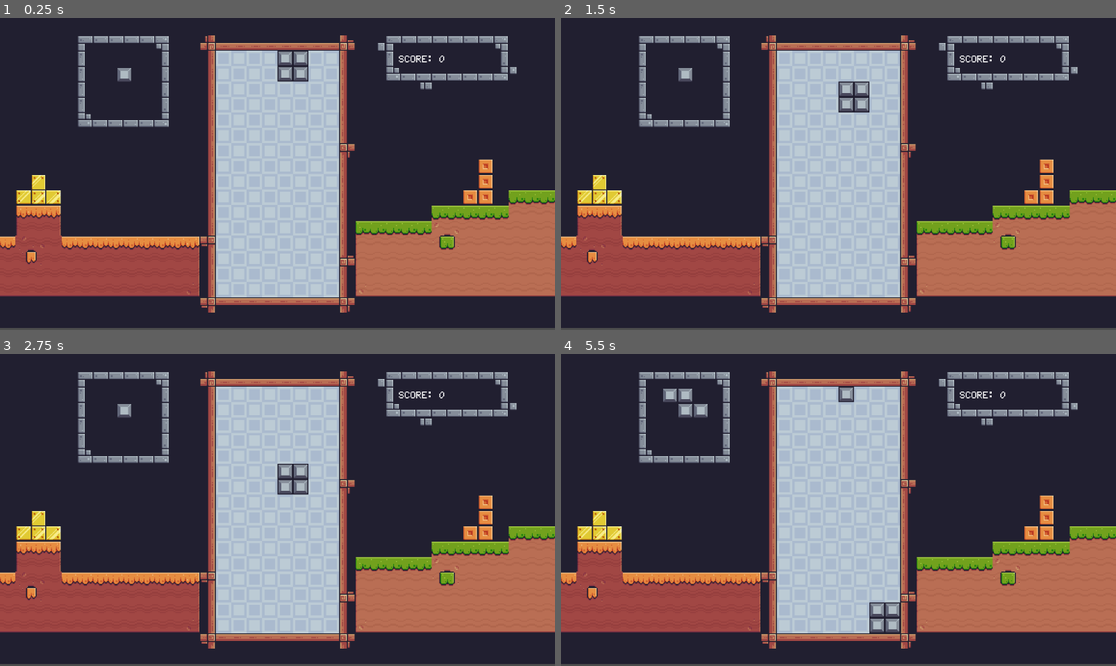
Above: before the commit, frames 1-4 (two rows, left to right).
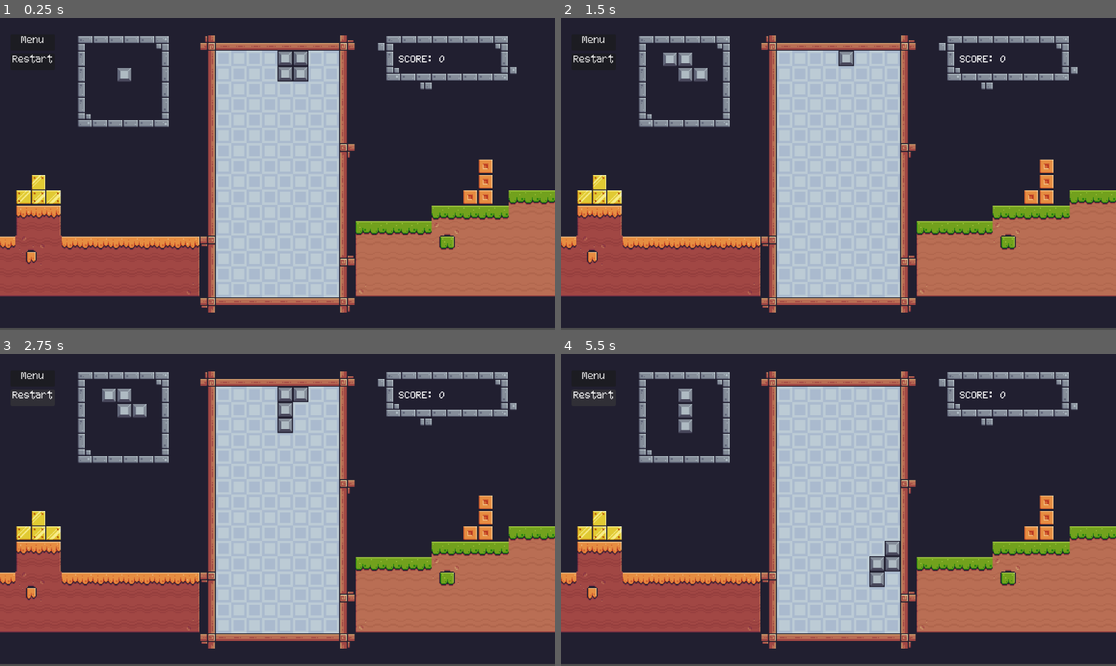
Above: after the commit, the same moments.

Repository: seriousdev-gh/godot_simple_games
Game: Godot game, scene res://scenes/game_tetris.tscn
Same seed, same stepped clock (60 frames per second), same inputs: the game is played once before the commit and once after it.
Inputs (mouse positions are in pixels of both pictures, inside the frame that each line leads up to):
- Up to frame 1 (0.25 s): no input
- Up to frame 2 (1.5 s): click (594, 42) at 0.5 s, where only the run after the commit has a clickable "Menu"; click (683, 124) at 1.25 s, where only the run after the commit has a clickable "Tetris"
- Up to frame 3 (2.75 s): click (33, 397) at 2 s, where only the run after the commit has a clickable "Restart"
- Up to frame 4 (5.5 s): click (594, 397) at 2.75 s, where only the run after the commit has a clickable "Restart"; click (594, 397) at 3.5 s, where only the run after the commit has a clickable "Restart"; hold D (right) 4.28-5.03 s; tap Space (rotate) at 4.35, 5.1 s; tap Enter at 5 s; hold Down (down) from 5.03 s (still down)

The runs differ from the first frame. In frame 1, 0.1% of the frame differs, in the area x 2-10%, y 5-15%; in frame 2, 1.0%; in frame 3, 1.3%; in frame 4, 1.5%, in the area x 2-62%, y 5-90%.

Commit message:
tetris game completed add gameover screen

Diff:
--- /dev/null
+++ b/pixel_theme.tres
@@ -0,0 +1,9 @@
+[gd_resource type="Theme" load_steps=2 format=3 uid="uid://dlygxgt8hfakm"]
+
+[ext_resource type="FontFile" uid="uid://bvlg0bt6ugohe" path="res://assets/fonts/SummerPixel22Regular-jE0W7.ttf" id="1_lck3s"]
+
+[resource]
+default_font = ExtResource("1_lck3s")
+default_font_size = 13
+/font_sizes/test = 13
+/fonts/sdasd = ExtResource("1_lck3s")
--- a/scenes/game_tetris.tscn
+++ b/scenes/game_tetris.tscn
@@ -1,8 +1,9 @@
-[gd_scene load_steps=8 format=3 uid="uid://ok137eghwank"]
+[gd_scene load_steps=9 format=3 uid="uid://ok137eghwank"]
 
 [ext_resource type="Texture2D" uid="uid://bjcjdusr08ly3" path="res://assets/Terrain (16x16).png" id="1_1hb1v"]
 [ext_resource type="Script" path="res://scripts/game_tetris.gd" id="1_pss6a"]
 [ext_resource type="Texture2D" uid="uid://dvkmgv2tby1pi" path="res://assets/background/Blue.png" id="2_g03vg"]
+[ext_resource type="Theme" uid="uid://dlygxgt8hfakm" path="res://pixel_theme.tres" id="4_ewmbd"]
 [ext_resource type="FontFile" uid="uid://bvlg0bt6ugohe" path="res://assets/fonts/SummerPixel22Regular-jE0W7.ttf" id="4_oek5f"]
 
 [sub_resource type="TileSetAtlasSource" id="TileSetAtlasSource_slitq"]
@@ -147,9 +148,12 @@
 [sub_resource type="TileSet" id="TileSet_7gogd"]
 sources/0 = SubResource("TileSetAtlasSource_slitq")
 
-[sub_resource type="LabelSettings" id="LabelSettings_0jkfr"]
+[sub_resource type="LabelSettings" id="LabelSettings_eao2s"]
 font = ExtResource("4_oek5f")
-font_size = 13
+font_size = 26
+outline_color = Color(0, 0, 0, 1)
+shadow_size = 4
+shadow_color = Color(0, 0, 0, 1)
 
 [node name="Tetris" type="Node2D"]
 script = ExtResource("1_pss6a")
@@ -177,8 +181,6 @@
 [node name="Camera2D" type="Camera2D" parent="."]
 zoom = Vector2(2, 2)
 
-[node name="placed_blocks" type="Node" parent="."]
-
 [node name="FallTimer" type="Timer" parent="."]
 wait_time = 0.5
 autostart = true
@@ -192,10 +194,44 @@
 offset_top = -130.0
 offset_right = 234.0
 offset_bottom = -103.0
+theme = ExtResource("4_ewmbd")
 text = "Score: 0"
-label_settings = SubResource("LabelSettings_0jkfr")
 vertical_alignment = 1
 uppercase = true
 
+[node name="GameOverLabel" type="Label" parent="."]
+offset_left = -53.0
+offset_top = -8.0
+offset_right = 55.0
+offset_bottom = 18.0
+text = "Game over"
+label_settings = SubResource("LabelSettings_eao2s")
+
+[node name="MenuButton" type="Button" parent="."]
+offset_left = -277.0
+offset_top = -145.0
+offset_right = -185.0
+offset_bottom = -111.0
+scale = Vector2(0.5, 0.5)
+focus_mode = 0
+theme = ExtResource("4_ewmbd")
+theme_override_font_sizes/font_size = 26
+action_mode = 0
+text = "Menu"
+
+[node name="RestartButton" type="Button" parent="."]
+offset_left = -277.0
+offset_top = -125.0
+offset_right = -185.0
+offset_bottom = -91.0
+scale = Vector2(0.5, 0.5)
+focus_mode = 0
+theme = ExtResource("4_ewmbd")
+theme_override_font_sizes/font_size = 26
+action_mode = 0
+text = "Restart"
+
 [connection signal="ready" from="." to="." method="_on_ready"]
 [connection signal="timeout" from="FallTimer" to="." method="_on_fall_timer_timeout"]
+[connection signal="pressed" from="MenuButton" to="." method="_on_menu_button_pressed"]
+[connection signal="pressed" from="RestartButton" to="." method="_on_restart_button_pressed"]
--- a/scripts/game_tetris.gd
+++ b/scripts/game_tetris.gd
@@ -19,7 +19,9 @@
 var next_piece_location
 var next_piece_rotation
 
-var score = 0
+var score
+
+var is_game_over
 
 const pieces = [
 	[
@@ -87,6 +89,9 @@
 
 	next_piece = randi_range(0, pieces.size() - 1)
 	next_piece_rotation = randi_range(0, 3)
+	score = 0
+	is_game_over = false
+	$GameOverLabel.visible = false
 	reset_piece()
 
 func reset_piece():
@@ -98,8 +103,12 @@
 	next_piece_rotation = randi_range(0, 3)
 
 	$FallTimer.start(game_speed)
+	queue_redraw()
 
 func _process(_delta):
+	if is_game_over:
+		return
+
 	if Input.is_action_just_pressed("down"):
 		$FallTimer.wait_time = 0.1
 		$FallTimer.start(0.05)
@@ -170,6 +179,9 @@
 	if can_move_down:
 		current_piece_location.y += 1
 	else:
+		if current_piece_location.y == 0:
+			game_over()
+			return
 		for loc in piece_grid_positions():
 			rows[loc.y][loc.x] = true
 		check_full_row()
@@ -209,7 +221,21 @@
 		var rect = Rect2(loc, Vector2(block_size, block_size))
 		draw_texture_rect_region(block_texture, rect, block_source_rect)
 
+func game_over():
+	is_game_over = true
+	$GameOverLabel.visible = true
+	$FallTimer.stop()
+	queue_redraw()
+
 func block_position(x, y):
 	return Vector2(
 		(x - cols_count/2) * block_size,
 		(y - rows_count/2) * block_size)
+
+
+func _on_menu_button_pressed():
+	get_tree().change_scene_to_file("scenes/game_selection.tscn")
+
+
+func _on_restart_button_pressed():
+	_ready()
